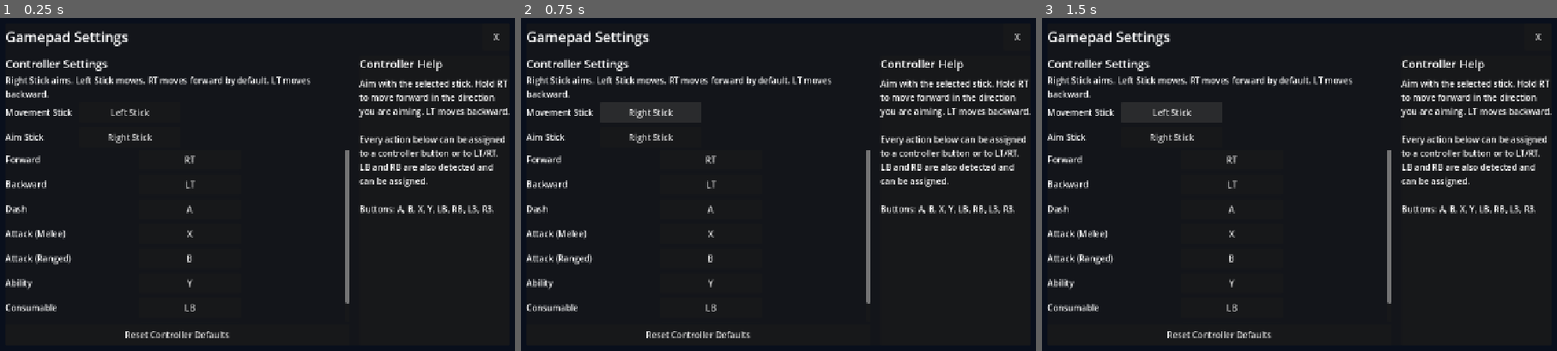
Above: before the commit, frames 1-3 (left to right).
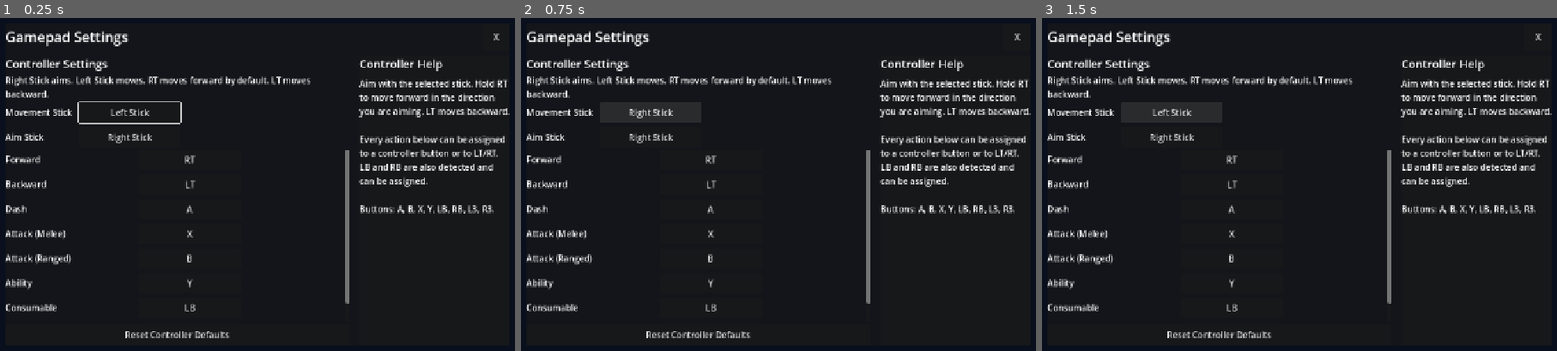
Above: after the commit, the same moments.

Repository: tommarziali-jpg/game_cloude_3.0
Game: Godot game, scene res://scenes/ui/ControllerSettings.tscn
Two runs of this game, one before a commit and one after it. Both use one fixed random seed, a clock stepped at 60 frames per second and the inputs below. This scene is started directly instead of the project's main scene.
Inputs:
- Up to frame 1 (0.25 s): no input
- Up to frame 2 (0.75 s): click "Left Stick" at 0.5 s
- Up to frame 3 (1.5 s): click "Right Stick" at 1.25 s

The runs differ from the first frame. In frame 1, 0.2% of the frame differs, in the area x 15-36%, y 25-32%; in frame 2, nothing differs; in frame 3, nothing differs.

Commit message:
Improve controller menu interaction

Diff:
--- a/scenes/ui/ControllerSettings.gd
+++ b/scenes/ui/ControllerSettings.gd
@@ -33,6 +33,7 @@
 	aim_uses_right = selection.get("aim_right", true)
 	_update_stick_labels()
 	listening_label.visible = false
+	move_stick_button.grab_focus()
 
 func _build_rows() -> void:
 	for data in CONTROLLER_ROWS:
